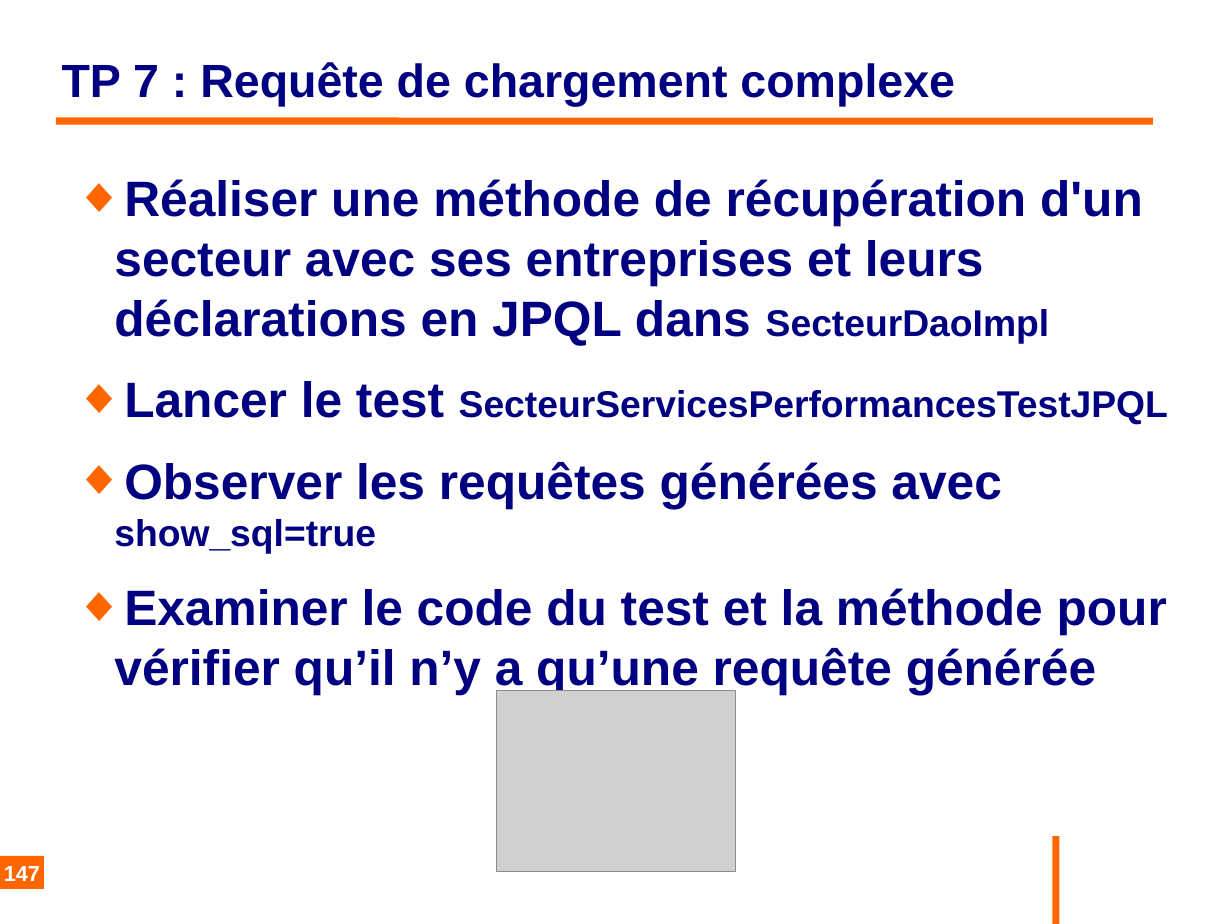
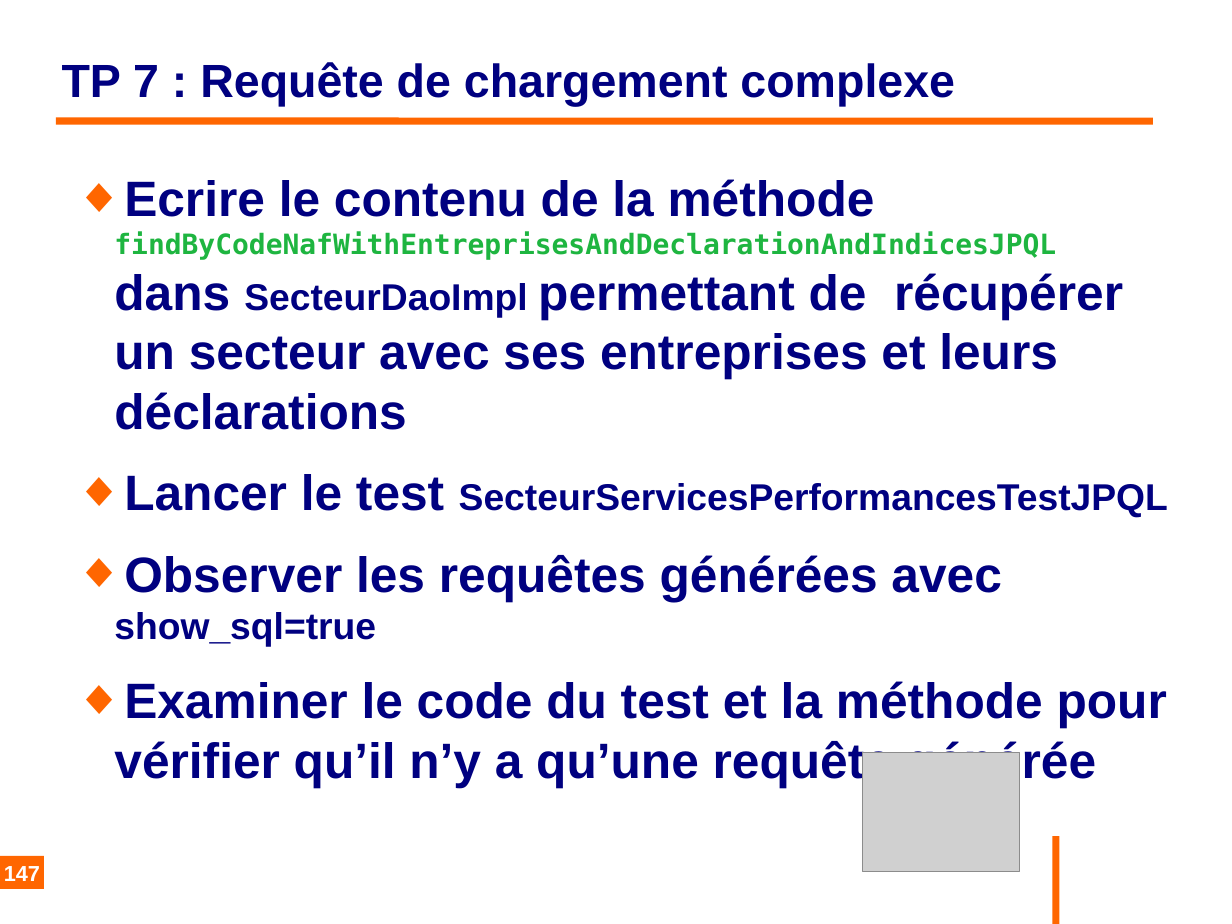
Before and after one commit to philphils/formation-hibernate-basique, a slide deck: slide 147 of Documentation/diapo_formation_hibernate.odp. Drawn at 1232x924 pixels with LibreOffice and Linux fonts; fonts in the diff are those of the drawing; grey boxes stand for pictures; background and template pictures are left out. Boxes give left, top, right and bottom in pixels: in the first picture for what was removed or moved away, otherwise in the second. Text is boxed around its words. In the diff, an @@ line names an element or a change of style, - is before the commit and + after.

Commit message:
Précision question TP7

```diff
--- a/Documentation/diapo_formation_hibernate.odp
+++ b/Documentation/diapo_formation_hibernate.odp
@@ text at [114,179,1123,430]: text changed @@
-◆ Réaliser une méthode de récupération d'un secteur avec ses entreprises et leurs déclarations en JPQL dans SecteurDaoImpl
+◆ Ecrire le contenu de la méthode findByCodeNafWithEntreprisesAndDeclarationAndIndicesJPQL dans SecteurDaoImpl permettant de récupérer un secteur avec ses entreprises et leurs déclarations
@@ picture: place and size @@
-picture at [496,691,736,871]
+picture at [863,752,1021,872]
```
